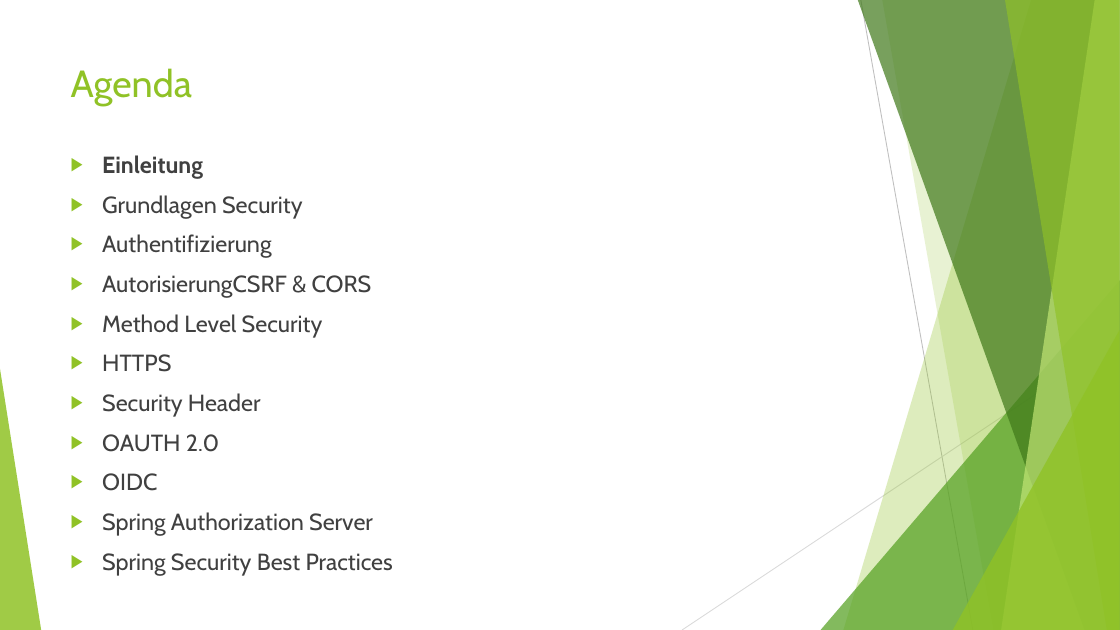
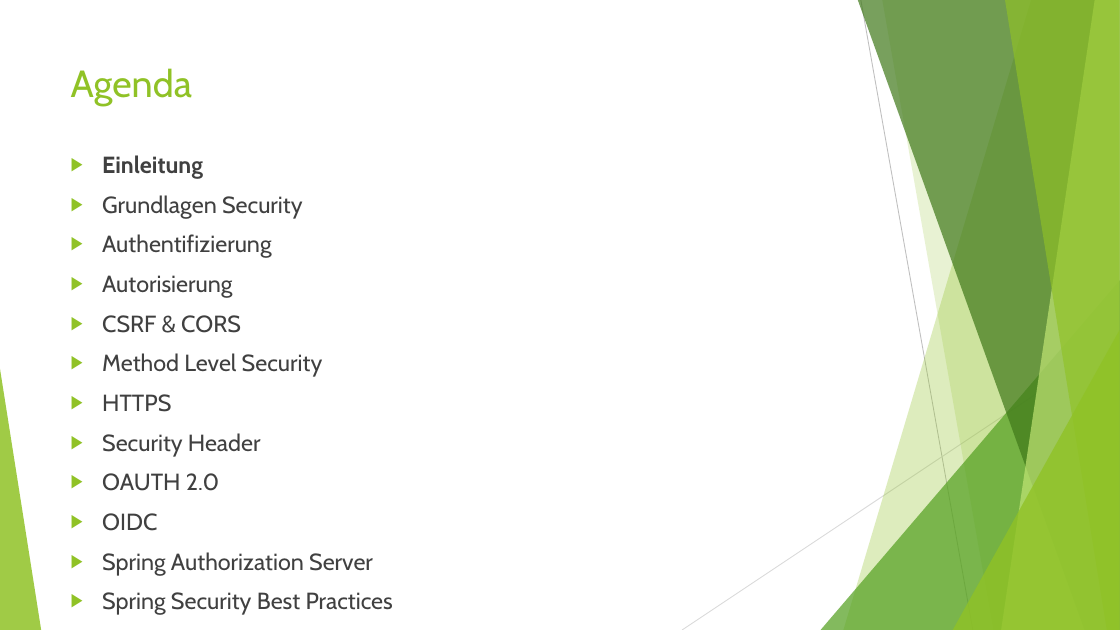
Before and after one commit to MichaelZett/20250708_Spring_Security, a slide deck: slide 3 of Spring_Security.pptx. Drawn at 1120x630 pixels with LibreOffice and Linux fonts; fonts in the diff are those of the drawing. Boxes give left, top, right and bottom in pixels: in the first picture for what was removed or moved away, otherwise in the second. Text is boxed around its words. In the diff, an @@ line names an element or a change of style, - is before the commit and + after.

```diff
--- a/Spring_Security.pptx
+++ b/Spring_Security.pptx
@@ text at bbox=[102, 275, 241, 333]: text changed @@
-▶ AutorisierungCSRF & CORS
+▶ Autorisierung
+▶ CSRF & CORS
```
Also in this commit, not shown: 1 other slide changed, 26 other files.
